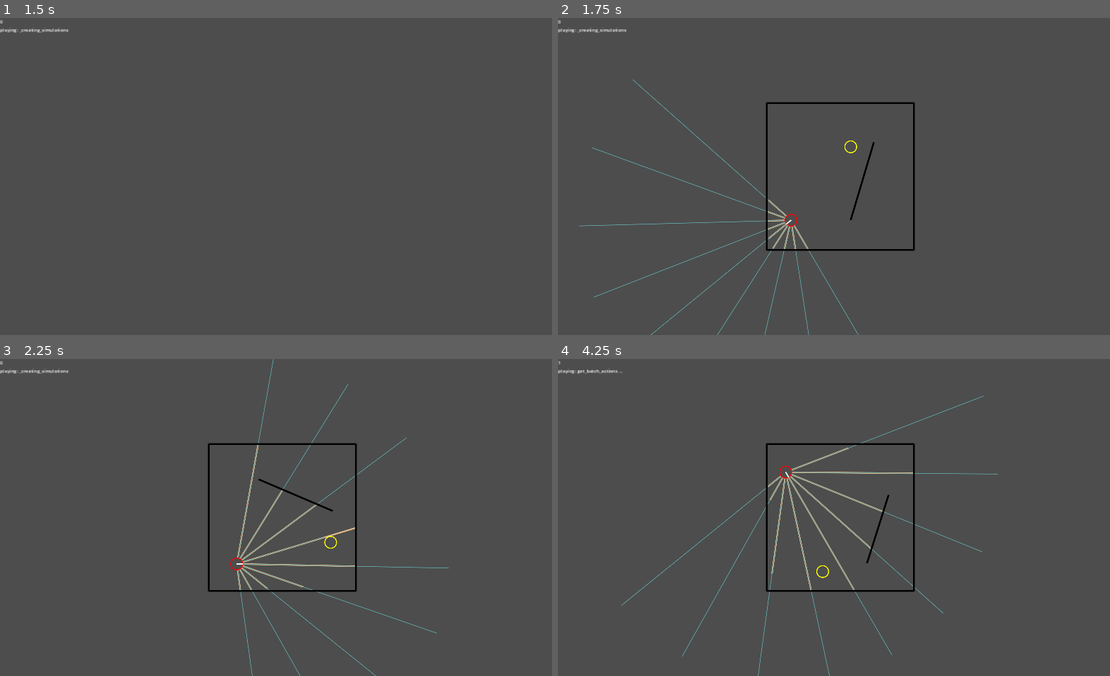
Above: before the commit, frames 1-4 (two rows, left to right).
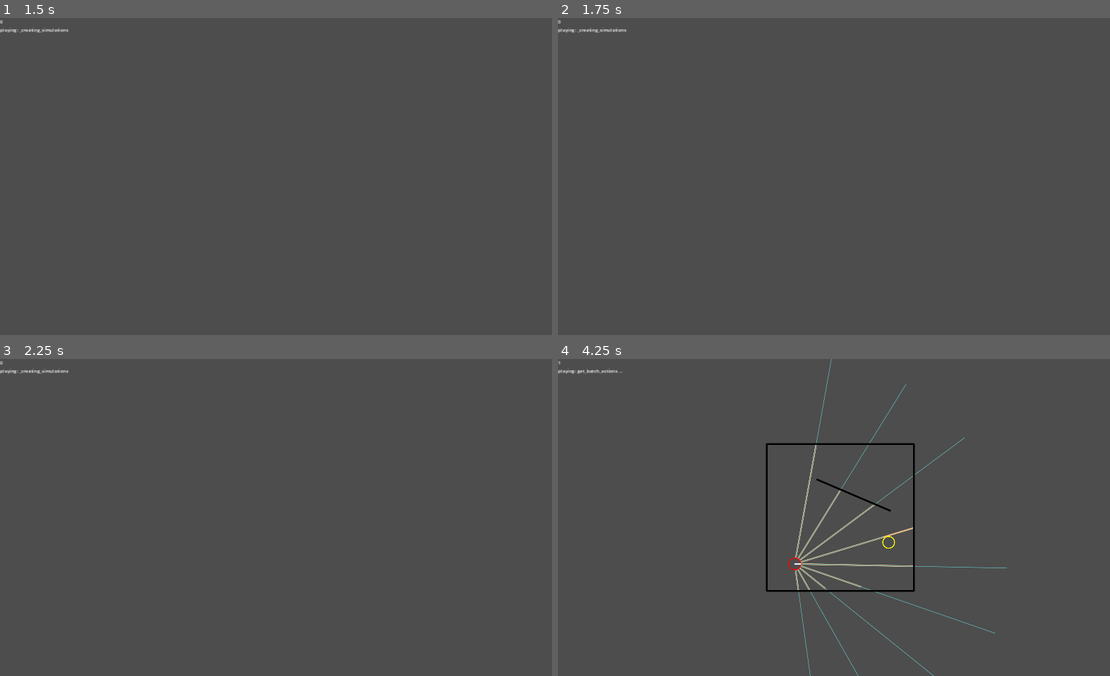
Above: after the commit, the same moments.

Repository: stokatyan/godot-ai
Game: Godot game, scene res://FindCoinGame/FCGEnv.tscn
Same seed, same stepped clock (60 frames per second), same inputs: the game is played once before the commit and once after it.
Inputs:
- Up to frame 1 (1.5 s): tap Enter at 0.5 s; hold D 0.53-1.28 s; hold Enter 0.53-1.28 s; tap Space at 1.25 s; hold S from 1.28 s (still down); tap 1 at 1.35 s
- Up to frame 2 (1.75 s): keep holding S
- Up to frame 3 (2.25 s): release S at 2.03 s; hold D from 2.03 s (still down); tap 2 at 2.1 s
- Up to frame 4 (4.25 s): tap Enter at 2.75 s; release D at 2.78 s; hold Up 2.78-3.53 s; tap 3 at 2.85 s; hold A from 3.53 s (still down); tap O at 3.6 s

Frame 1 is identical in both runs. In frame 2, 1.6% of the frame differs, in the area x 3-65%, y 19-100%; in frame 3, 1.9%; in frame 4, 2.5%, in the area x 11-82%, y 0-100%.
Error before the commit: Cannot call method 'poll' on a null value. (res://AI/AIServerTCP.gd:40)

Commit message:
increase sim count and batch size

Diff:
--- a/godot-ai-client/FindCoinGame/FCGEnv.gd
+++ b/godot-ai-client/FindCoinGame/FCGEnv.gd
@@ -55,7 +55,7 @@
 	return FCGSimulation.new() as FCGSimulation
 
 func get_simulation_count() -> int:
-	return 50
+	return 100
 
 func get_steps_in_round() -> int:
 	return 36
@@ -68,7 +68,7 @@
 	return 2
 
 func get_batch_size() -> int:
-	return 256
+	return 500
 
 func get_num_actor_layers() -> int:
 	return 6
--- a/godot-ai-client/FindCoinGame/FCGSimulation.gd
+++ b/godot-ai-client/FindCoinGame/FCGSimulation.gd
@@ -16,7 +16,7 @@
 var _action_history_size = 10
 
 var _prev_observations: Array = []
-var _observation_history_size = 6
+var _observation_history_size = 10
 var _initial_hero_position: Vector2
 
 var _wall_thickness: float = 5
Not shown, changed: godot-ai-client/checkpoints/model-1.pt
